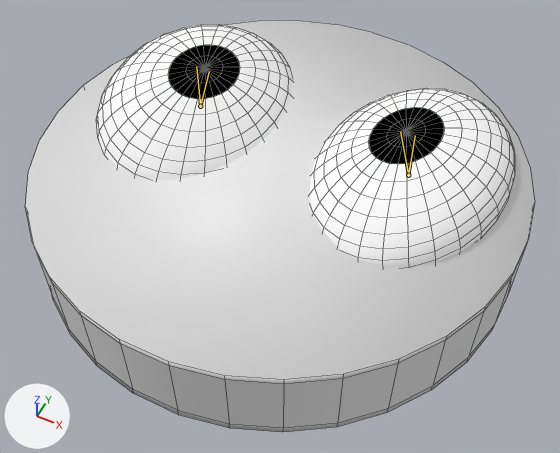
A saved change to the Blender file Assets/Models/Ball.blend.
One viewpoint serves both versions: a camera (50 mm lens) standing at (1.019, -2.037, 2.332) and looking at (0.08, -0.159, -0.016). The lights are fixed; the arrows at lower left show +X, +Y and +Z. The bones that bend it are drawn over the model as lines. Mesh edges are drawn as thin lines.
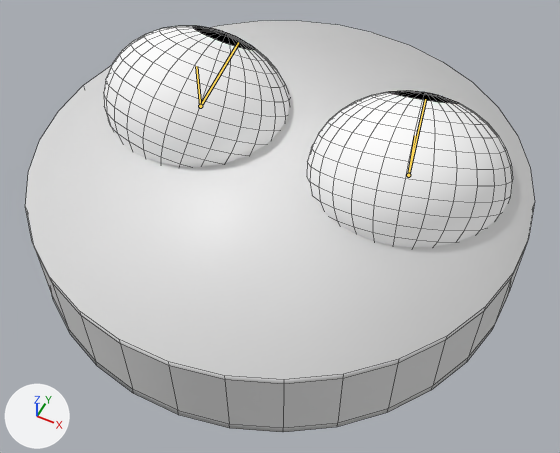
The newer file adds an action. The first version stands in its rest pose; the second is drawn at frame 5 of the action 'look_up'.

What changed in the scene script:
```text
Change bone_bone_004:
    where bone_bone_004 = bpy.data.objects['Armature'].pose.bones['Bone.004']
    bone_bone_004.location: (0.0, 0.0, 0.0) -> (0.0, 0.0, -1.723)
```

Boxes (x1, y1, x2, y2) around the edits, measured in the pictures (560 x 453 px):
'Sphere.003', posed (13% shorter)
    before: (310, 88, 515, 268)
    after: (307, 91, 513, 247)
'Sphere', posed (9% shorter)
    before: (96, 25, 292, 180)
    after: (104, 26, 289, 167)
